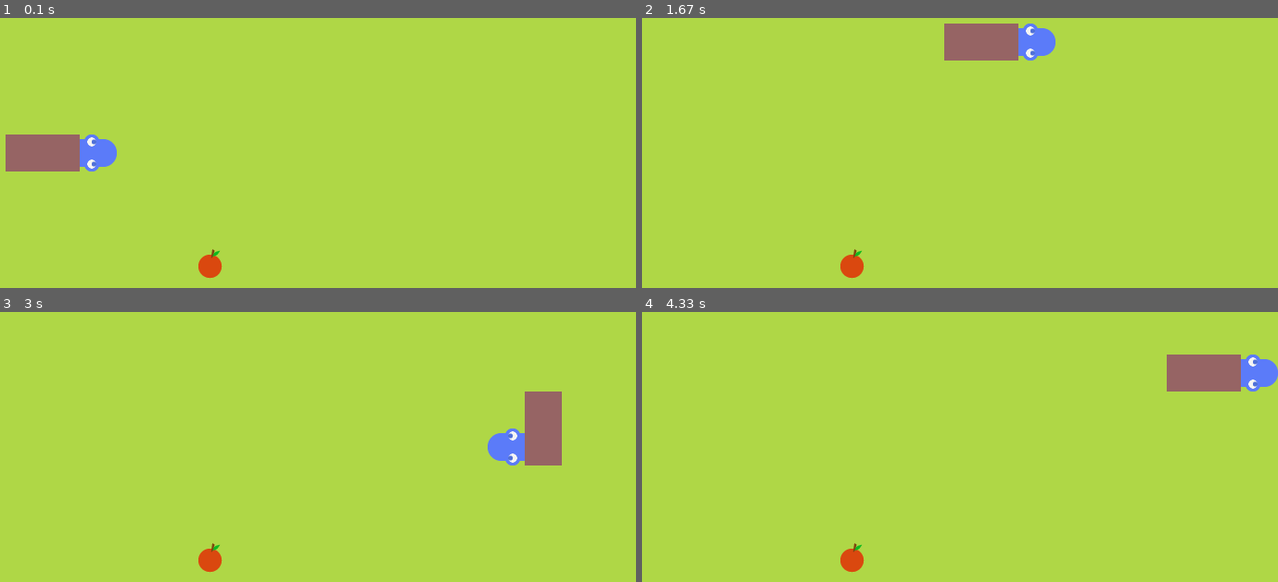
Above: before the commit, frames 1-4 (two rows, left to right).
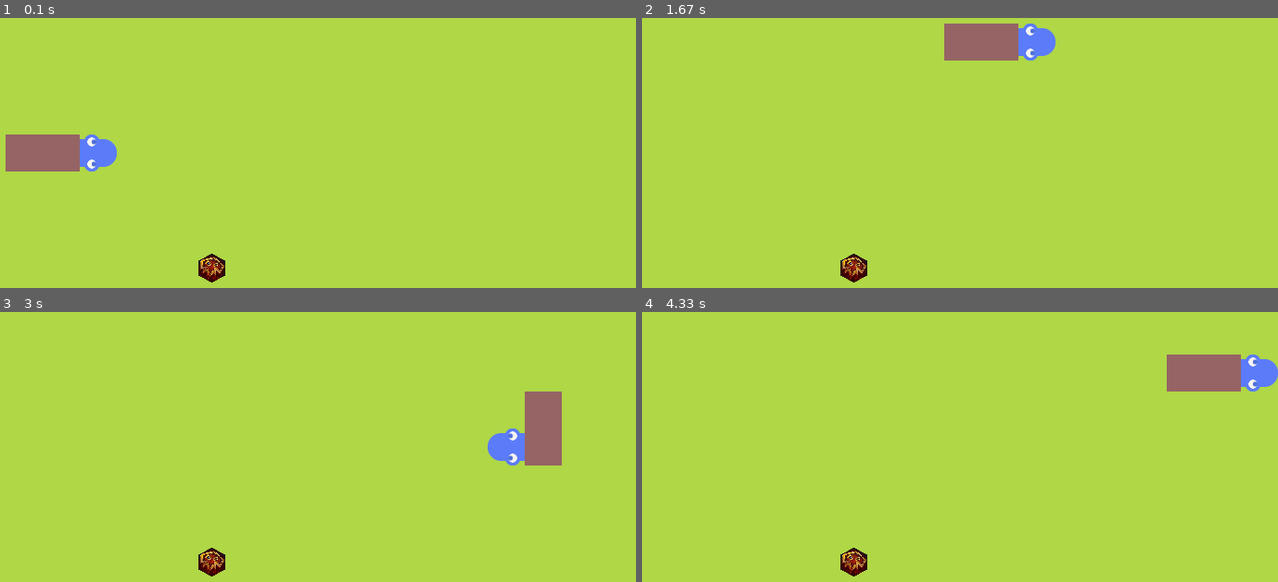
Above: after the commit, the same moments.

Repository: jcmpdx/pygame-snake
Game: pygame game, started from pygame snake.py
Same seed, same stepped clock (60 frames per second), same inputs: the game is played once before the commit and once after it.
Inputs:
- Up to frame 1 (0.1 s): no input
- Up to frame 2 (1.67 s): hold Right 0.33-0.8 s; hold Up 0.83-1.3 s; hold Right from 1.33 s (still down)
- Up to frame 3 (3 s): release Right at 1.8 s; hold Down 2.4-2.7 s; hold Left from 2.73 s (still down)
- Up to frame 4 (4.33 s): release Left at 3.13 s; hold Up 3.17-3.53 s; hold Right 3.57-4.2 s; hold Down from 4.23 s (still down)

The runs differ from the first frame. In frame 1, 0.4% of the frame differs, in the area x 31-36%, y 85-98%; in frame 2, 0.4%; in frame 3, 0.4%; in frame 4, 0.4%.

Commit message:
added w3 graphic

Diff:
--- a/pygame snake.py
+++ b/pygame snake.py
@@ -114,13 +114,13 @@
 screen = pygame.display.set_mode((cell_number * cell_size, cell_number * cell_size))
 clock = pygame.time.Clock()
 # fruit image
-img_file = 'Graphics/apple.png'
+img_file = 'Graphics/bloodlust_hexagon.png'
 # # when you want the img to come from a URL
 # img_url = 'URL GOES HERE'
 # img_str = urlopen(img_url).read()
 # img_file = io.BytesIO(img_str)
 fruit = pygame.image.load(img_file).convert_alpha()
-fruit = pygame.transform.scale(fruit, (int(cell_number*2.0), int(cell_number*2.0)))
+fruit = pygame.transform.scale(fruit, (int(cell_number*2.2), int(cell_number*2.4)))
 
 SCREEN_UPDATE = pygame.USEREVENT
 pygame.time.set_timer(SCREEN_UPDATE, 150)
Binary file added: Graphics/bloodlust_hexagon.png
